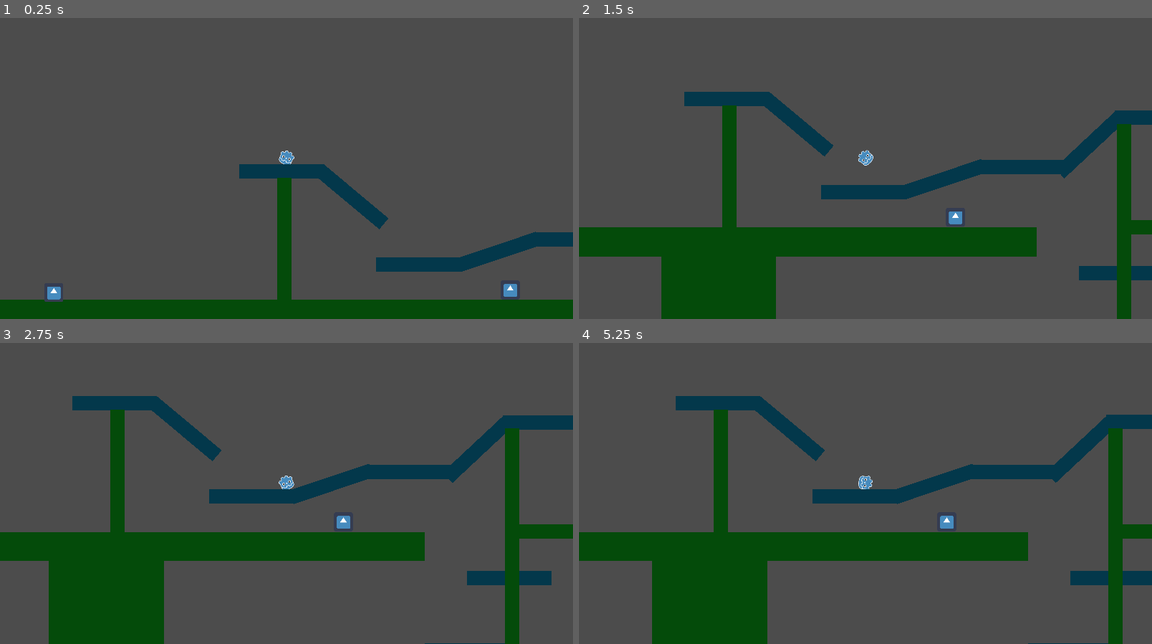
Above: before the commit, frames 1-4 (two rows, left to right).
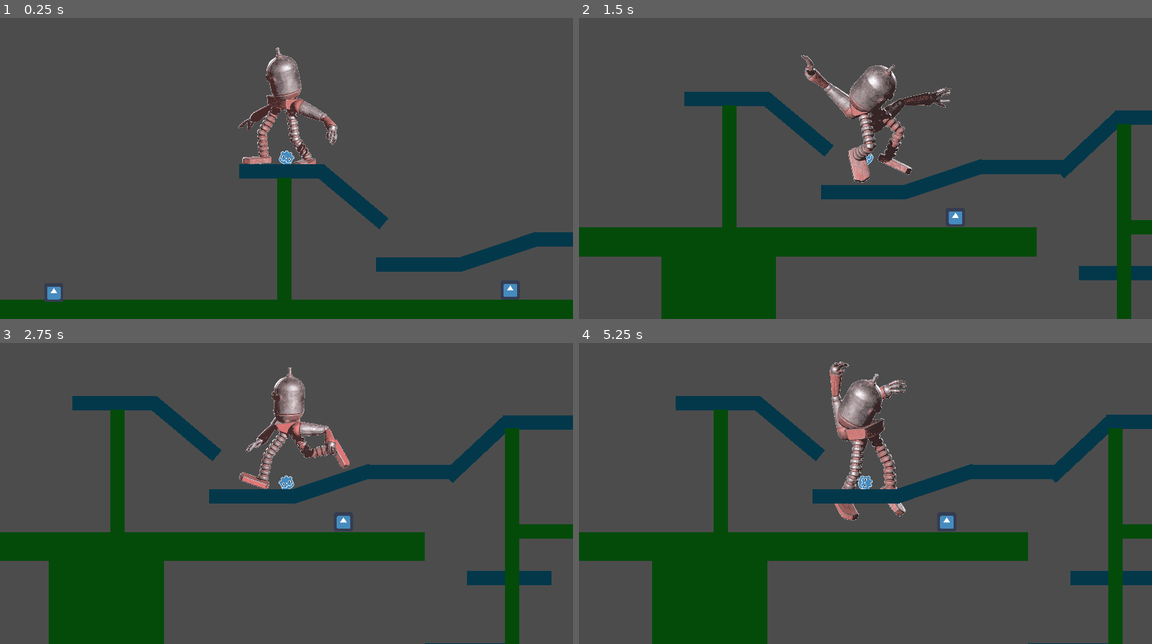
Above: after the commit, the same moments.

Repository: DeepHorizonsCL/perrobot
Game: Godot game, scene res://Scenes/Mapa.tscn
Two runs of this game, one before a commit and one after it. Both use one fixed random seed, a clock stepped at 60 frames per second and the inputs below. The engine's default icon, where the game draws it, is replaced by a stand-in: a white triangle on a blue panel in a dark square.
Inputs:
- Up to frame 1 (0.25 s): no input
- Up to frame 2 (1.5 s): tap Enter (ui_accept) at 0.5, 1.35 s; hold Enter (ui_accept) 0.53-1.28 s; hold Right (ui_right) from 0.53 s (still down)
- Up to frame 3 (2.75 s): tap Enter (ui_accept) at 1.52, 1.82 s; release Right (ui_right) at 2.03 s; hold Left (ui_left) from 2.03 s (still down); hold Enter (ui_accept) from 2.03 s (still down)
- Up to frame 4 (5.25 s): release Left (ui_left) at 2.78 s; release Enter (ui_accept) at 2.78 s; hold Right (ui_right) 2.78-4.28 s; tap Enter (ui_accept) at 2.85, 3.02, 3.32, 4.35, 4.52, 4.82 s; hold Enter (ui_accept) 3.53-4.28 s; hold Left (ui_left) 4.28-5.03 s; hold Right (ui_right) from 5.03 s (still down); hold Enter (ui_accept) from 5.03 s (still down)

The runs differ from the first frame. In frame 1, 2.1% of the frame differs, in the area x 41-59%, y 9-49%; in frame 2, 2.9%, in the area x 38-65%, y 12-55%; in frame 3, 2.1%; in frame 4, 2.6%.

Commit message:
MOD: Control en salto

Diff:
--- a/Objects/Player/roboto.tscn
+++ b/Objects/Player/roboto.tscn
@@ -11,9 +11,117 @@
 [ext_resource path="res://Sprites/roboto/torsopiernas.png" type="Texture" id=9]
 [ext_resource path="res://Sprites/roboto/torso_brazos.png" type="Texture" id=10]
 [ext_resource path="res://Sprites/roboto/cabeza_brazos_piernas.png" type="Texture" id=11]
+[ext_resource path="res://Sprites/roboto/chikito/idle_chikito/Idle_chikito0000.png" type="Texture" id=12]
+[ext_resource path="res://Sprites/roboto/chikito/idle_chikito/Idle_chikito0001.png" type="Texture" id=13]
+[ext_resource path="res://Sprites/roboto/chikito/idle_chikito/Idle_chikito0002.png" type="Texture" id=14]
+[ext_resource path="res://Sprites/roboto/chikito/idle_chikito/Idle_chikito0003.png" type="Texture" id=15]
+[ext_resource path="res://Sprites/roboto/chikito/idle_chikito/Idle_chikito0004.png" type="Texture" id=16]
+[ext_resource path="res://Sprites/roboto/chikito/corriendo_chikito/run_chikito0005.png" type="Texture" id=17]
+[ext_resource path="res://Sprites/roboto/chikito/saltando/land/saltando_chikito0020.png" type="Texture" id=18]
+[ext_resource path="res://Sprites/roboto/chikito/corriendo_chikito/run_chikito0006.png" type="Texture" id=19]
+[ext_resource path="res://Sprites/roboto/chikito/corriendo_chikito/run_chikito0008.png" type="Texture" id=20]
+[ext_resource path="res://Sprites/roboto/chikito/idle_chikito/Idle_chikito0024.png" type="Texture" id=21]
+[ext_resource path="res://Sprites/roboto/chikito/saltando/presalto/saltando_chikito0000.png" type="Texture" id=22]
+[ext_resource path="res://Sprites/roboto/chikito/idle_chikito/Idle_chikito0011.png" type="Texture" id=23]
+[ext_resource path="res://Sprites/roboto/chikito/saltando/presalto/saltando_chikito0008.png" type="Texture" id=24]
+[ext_resource path="res://Sprites/roboto/chikito/corriendo_chikito/run_chikito0004.png" type="Texture" id=25]
+[ext_resource path="res://Sprites/roboto/chikito/idle_chikito/Idle_chikito0007.png" type="Texture" id=26]
+[ext_resource path="res://Sprites/roboto/chikito/idle_chikito/Idle_chikito0016.png" type="Texture" id=27]
+[ext_resource path="res://Sprites/roboto/chikito/saltando/land/saltando_chikito0024.png" type="Texture" id=28]
+[ext_resource path="res://Sprites/roboto/chikito/saltando/salto/saltando_chikito0011.png" type="Texture" id=29]
+[ext_resource path="res://Sprites/roboto/chikito/saltando/land/saltando_chikito0018.png" type="Texture" id=30]
+[ext_resource path="res://Sprites/roboto/chikito/idle_chikito/Idle_chikito0014.png" type="Texture" id=31]
+[ext_resource path="res://Sprites/roboto/chikito/saltando/land/saltando_chikito0025.png" type="Texture" id=32]
+[ext_resource path="res://Sprites/roboto/chikito/saltando/land/saltando_chikito0026.png" type="Texture" id=33]
+[ext_resource path="res://Sprites/roboto/chikito/corriendo_chikito/run_chikito0002.png" type="Texture" id=34]
+[ext_resource path="res://Sprites/roboto/chikito/saltando/postsalto/saltando_chikito0014.png" type="Texture" id=35]
+[ext_resource path="res://Sprites/roboto/chikito/corriendo_chikito/run_chikito0009.png" type="Texture" id=36]
+[ext_resource path="res://Sprites/roboto/chikito/idle_chikito/Idle_chikito0027.png" type="Texture" id=37]
+[ext_resource path="res://Sprites/roboto/chikito/saltando/salto/saltando_chikito0012.png" type="Texture" id=38]
+[ext_resource path="res://Sprites/roboto/chikito/saltando/presalto/saltando_chikito0007.png" type="Texture" id=39]
+[ext_resource path="res://Sprites/roboto/chikito/corriendo_chikito/run_chikito0001.png" type="Texture" id=40]
+[ext_resource path="res://Sprites/roboto/chikito/idle_chikito/Idle_chikito0015.png" type="Texture" id=41]
+[ext_resource path="res://Sprites/roboto/chikito/idle_chikito/Idle_chikito0009.png" type="Texture" id=42]
+[ext_resource path="res://Sprites/roboto/chikito/corriendo_chikito/run_chikito0000.png" type="Texture" id=43]
+[ext_resource path="res://Sprites/roboto/chikito/idle_chikito/Idle_chikito0006.png" type="Texture" id=44]
+[ext_resource path="res://Sprites/roboto/chikito/idle_chikito/Idle_chikito0017.png" type="Texture" id=45]
+[ext_resource path="res://Sprites/roboto/chikito/idle_chikito/Idle_chikito0021.png" type="Texture" id=46]
+[ext_resource path="res://Sprites/roboto/chikito/idle_chikito/Idle_chikito0026.png" type="Texture" id=47]
+[ext_resource path="res://Sprites/roboto/chikito/saltando/postsalto/saltando_chikito0015.png" type="Texture" id=48]
+[ext_resource path="res://Sprites/roboto/chikito/saltando/land/saltando_chikito0023.png" type="Texture" id=49]
+[ext_resource path="res://Sprites/roboto/chikito/corriendo_chikito/run_chikito0010.png" type="Texture" id=50]
+[ext_resource path="res://Sprites/roboto/chikito/saltando/presalto/saltando_chikito0004.png" type="Texture" id=51]
+[ext_resource path="res://Sprites/roboto/chikito/saltando/presalto/saltando_chikito0006.png" type="Texture" id=52]
+[ext_resource path="res://Sprites/roboto/chikito/saltando/land/saltando_chikito0022.png" type="Texture" id=53]
+[ext_resource path="res://Sprites/roboto/chikito/saltando/presalto/saltando_chikito0005.png" type="Texture" id=54]
+[ext_resource path="res://Sprites/roboto/chikito/corriendo_chikito/run_chikito0007.png" type="Texture" id=55]
+[ext_resource path="res://Sprites/roboto/chikito/idle_chikito/Idle_chikito0022.png" type="Texture" id=56]
+[ext_resource path="res://Sprites/roboto/chikito/idle_chikito/Idle_chikito0023.png" type="Texture" id=57]
+[ext_resource path="res://Sprites/roboto/chikito/idle_chikito/Idle_chikito0008.png" type="Texture" id=58]
+[ext_resource path="res://Sprites/roboto/chikito/saltando/salto/saltando_chikito0009.png" type="Texture" id=59]
+[ext_resource path="res://Sprites/roboto/chikito/saltando/land/saltando_chikito0017.png" type="Texture" id=60]
+[ext_resource path="res://Sprites/roboto/chikito/idle_chikito/Idle_chikito0025.png" type="Texture" id=61]
+[ext_resource path="res://Sprites/roboto/chikito/saltando/land/saltando_chikito0027.png" type="Texture" id=62]
+[ext_resource path="res://Sprites/roboto/chikito/idle_chikito/Idle_chikito0012.png" type="Texture" id=63]
+[ext_resource path="res://Sprites/roboto/chikito/idle_chikito/Idle_chikito0020.png" type="Texture" id=64]
+[ext_resource path="res://Sprites/roboto/chikito/idle_chikito/Idle_chikito0010.png" type="Texture" id=65]
+[ext_resource path="res://Sprites/roboto/chikito/saltando/presalto/saltando_chikito0001.png" type="Texture" id=66]
+[ext_resource path="res://Sprites/roboto/chikito/saltando/presalto/saltando_chikito0002.png" type="Texture" id=67]
+[ext_resource path="res://Sprites/roboto/chikito/saltando/land/saltando_chikito0016.png" type="Texture" id=68]
+[ext_resource path="res://Sprites/roboto/chikito/saltando/land/saltando_chikito0019.png" type="Texture" id=69]
+[ext_resource path="res://Sprites/roboto/chikito/saltando/presalto/saltando_chikito0003.png" type="Texture" id=70]
+[ext_resource path="res://Sprites/roboto/chikito/idle_chikito/Idle_chikito0013.png" type="Texture" id=71]
+[ext_resource path="res://Sprites/roboto/chikito/idle_chikito/Idle_chikito0019.png" type="Texture" id=72]
+[ext_resource path="res://Sprites/roboto/chikito/idle_chikito/Idle_chikito0005.png" type="Texture" id=73]
+[ext_resource path="res://Sprites/roboto/chikito/saltando/land/saltando_chikito0021.png" type="Texture" id=74]
+[ext_resource path="res://Sprites/roboto/chikito/corriendo_chikito/run_chikito0003.png" type="Texture" id=75]
+[ext_resource path="res://Sprites/roboto/chikito/saltando/salto/saltando_chikito0010.png" type="Texture" id=76]
+[ext_resource path="res://Sprites/roboto/chikito/idle_chikito/Idle_chikito0018.png" type="Texture" id=77]
+[ext_resource path="res://Sprites/roboto/chikito/saltando/salto/saltando_chikito0013.png" type="Texture" id=78]
+[ext_resource path="res://Sprites/roboto/chikito/corriendo_chikito/run_chikito0012.png" type="Texture" id=79]
+[ext_resource path="res://Sprites/roboto/chikito/corriendo_chikito/run_chikito0013.png" type="Texture" id=80]
+[ext_resource path="res://Sprites/roboto/chikito/corriendo_chikito/run_chikito0014.png" type="Texture" id=81]
+[ext_resource path="res://Sprites/roboto/chikito/corriendo_chikito/run_chikito0015.png" type="Texture" id=82]
+[ext_resource path="res://Sprites/roboto/chikito/corriendo_chikito/run_chikito0016.png" type="Texture" id=83]
+[ext_resource path="res://Sprites/roboto/chikito/corriendo_chikito/run_chikito0011.png" type="Texture" id=84]
+[ext_resource path="res://Sprites/roboto/chikito/corriendo_chikito/run_chikito0018.png" type="Texture" id=85]
+[ext_resource path="res://Sprites/roboto/chikito/corriendo_chikito/run_chikito0017.png" type="Texture" id=86]
 
 [sub_resource type="CircleShape2D" id=1]
 radius = 21.1276
+
+[sub_resource type="SpriteFrames" id=2]
+animations = [ {
+"frames": [ ExtResource( 68 ), ExtResource( 60 ), ExtResource( 30 ), ExtResource( 69 ), ExtResource( 18 ), ExtResource( 74 ), ExtResource( 53 ), ExtResource( 49 ), ExtResource( 28 ), ExtResource( 32 ), ExtResource( 33 ), ExtResource( 62 ) ],
+"loop": false,
+"name": "land",
+"speed": 15.0
+}, {
+"frames": [ ExtResource( 22 ), ExtResource( 66 ), ExtResource( 67 ), ExtResource( 70 ), ExtResource( 51 ), ExtResource( 54 ), ExtResource( 52 ), ExtResource( 39 ), ExtResource( 24 ) ],
+"loop": false,
+"name": "pre_jump",
+"speed": 15.0
+}, {
+"frames": [ ExtResource( 43 ), ExtResource( 40 ), ExtResource( 34 ), ExtResource( 75 ), ExtResource( 25 ), ExtResource( 17 ), ExtResource( 19 ), ExtResource( 55 ), ExtResource( 20 ), ExtResource( 36 ), ExtResource( 50 ), ExtResource( 84 ), ExtResource( 79 ), ExtResource( 80 ), ExtResource( 81 ), ExtResource( 82 ), ExtResource( 83 ), ExtResource( 86 ), ExtResource( 85 ) ],
+"loop": true,
+"name": "walk",
+"speed": 15.0
+}, {
+"frames": [ ExtResource( 35 ), ExtResource( 48 ) ],
+"loop": false,
+"name": "post_jump",
+"speed": 5.0
+}, {
+"frames": [ ExtResource( 12 ), ExtResource( 13 ), ExtResource( 14 ), ExtResource( 15 ), ExtResource( 16 ), ExtResource( 73 ), ExtResource( 44 ), ExtResource( 26 ), ExtResource( 58 ), ExtResource( 42 ), ExtResource( 65 ), ExtResource( 23 ), ExtResource( 63 ), ExtResource( 71 ), ExtResource( 31 ), ExtResource( 41 ), ExtResource( 27 ), ExtResource( 45 ), ExtResource( 77 ), ExtResource( 72 ), ExtResource( 64 ), ExtResource( 46 ), ExtResource( 56 ), ExtResource( 57 ), ExtResource( 21 ), ExtResource( 61 ), ExtResource( 47 ), ExtResource( 37 ) ],
+"loop": true,
+"name": "Idle",
+"speed": 15.0
+}, {
+"frames": [ ExtResource( 59 ), ExtResource( 76 ), ExtResource( 29 ), ExtResource( 38 ), ExtResource( 78 ) ],
+"loop": false,
+"name": "jump",
+"speed": 15.0
+} ]
 
 [node name="roboto" type="KinematicBody2D"]
 script = ExtResource( 2 )
@@ -76,4 +184,11 @@
 [node name="TimerInmune" type="Timer" parent="."]
 wait_time = 2.0
 one_shot = true
+
+[node name="ani_cabeza_brazos_piernas" type="AnimatedSprite" parent="."]
+position = Vector2( 2.1966, -163.918 )
+frames = SubResource( 2 )
+animation = "Idle"
+frame = 14
+playing = true
 [connection signal="timeout" from="TimerInmune" to="." method="_on_TimerInmune_timeout"]
--- a/Scripts/playerController.gd
+++ b/Scripts/playerController.gd
@@ -6,6 +6,7 @@
 var cantidad_piernas = 0
 var cantidad_torso = 0
 var parte = preload("res://Objects/Player/parterobot.tscn")
+var actual_ani
 
 #dirección
 var dir = 1
@@ -26,7 +27,10 @@
 var speed = 125
 var jump = false
 var saltando = false
+var postsalto = false
 var controlEnSalto = 1
+var devolverseEnSalto = 1
+var devolverEnSalto_value = 1
 var dirSalto = 1
 var move = 1
 var damage = false
@@ -109,6 +113,9 @@
 			correr_value = 1
 
 			dificultadsalto_value = 0
+			devolverEnSalto_value = 0.45
+
+			actual_ani = $ani_cabeza_brazos_piernas
 
 			$cabeza.visible = true
 			$cabeza_mano.visible = false
@@ -132,6 +139,7 @@
 			correr_value = 1
 
 			dificultadsalto_value = 0.45
+			devolverEnSalto_value = 0.45
 
 			$cabeza.visible = false
 			$cabeza_mano.visible = true
@@ -154,6 +162,7 @@
 			correr_value = 1
 
 			dificultadsalto_value = 0.45
+			devolverEnSalto_value = 0.45
 
 			$cabeza.visible = false
 			$cabeza_mano.visible = false
@@ -176,6 +185,7 @@
 			correr_value = 1.12
 
 			dificultadsalto_value = 0.65
+			devolverEnSalto_value = 0.45
 
 			$cabeza.visible = false
 			$cabeza_mano.visible = false
@@ -198,6 +208,7 @@
 			correr_value = 1.12
 
 			dificultadsalto_value = 0.65
+			devolverEnSalto_value = 0.45
 
 			$cabeza.visible = false
 			$cabeza_mano.visible = false
@@ -221,6 +232,7 @@
 			correr_value = 1.12
 
 			dificultadsalto_value = 0.85
+			devolverEnSalto_value = 0.45
 
 			$cabeza.visible = false
 			$cabeza_mano.visible = false
@@ -244,6 +256,7 @@
 			correr_value = 2.24
 
 			dificultadsalto_value = 1
+			devolverEnSalto_value = 0.45
 
 			$cabeza.visible = false
 			$cabeza_mano.visible = false
@@ -266,6 +279,7 @@
 			correr_value = 2.24
 
 			dificultadsalto_value = 1
+			devolverEnSalto_value = 0.45
 
 			$cabeza.visible = false
 			$cabeza_mano.visible = false
@@ -288,6 +302,7 @@
 			correr_value = 2.24
 
 			dificultadsalto_value = 1
+			devolverEnSalto_value = 0.45
 
 			$cabeza.visible = false
 			$cabeza_mano.visible = false
@@ -310,6 +325,7 @@
 			correr_value = 2.24
 
 			dificultadsalto_value = 1
+			devolverEnSalto_value = 0.65
 
 			$cabeza.visible = false
 			$cabeza_mano.visible = false
@@ -335,11 +351,11 @@
 		move_x = ( pres ) * speed * correr * dificultadsalto * move + empuje
 	elif estado_robot == "cabeza-pierna" or estado_robot == "cabeza-torso" :
 		if not is_on_floor():
-			move_x = ( int(Input.is_action_pressed("ui_right")) - int(Input.is_action_pressed("ui_left")) ) * speed * correr * dificultadsalto * move + empuje
+			move_x = ( int(Input.is_action_pressed("ui_right")) - int(Input.is_action_pressed("ui_left")) ) * speed * correr * dificultadsalto * devolverseEnSalto * move + empuje
 		else:
 			move_x = 0
 	else:
-		move_x = ( int(Input.is_action_pressed("ui_right")) - int(Input.is_action_pressed("ui_left")) ) * speed * correr * dificultadsalto * move + empuje
+		move_x = ( int(Input.is_action_pressed("ui_right")) - int(Input.is_action_pressed("ui_left")) ) * speed * correr * dificultadsalto * devolverseEnSalto * move + empuje
 
 	if abs(pres) > 0:
 		pres = pres / 1.32
@@ -349,19 +365,32 @@
 	if Input.is_action_pressed("ui_right"):
 		dir = 1
 		pres += 1.0
+		if is_on_floor():
+			actual_ani.flip_h = true
 
 
 	if Input.is_action_pressed("ui_left"):
 		dir = -1
 		pres -= 1.0
+		if is_on_floor():
+			actual_ani.flip_h = false
 
 	if is_on_floor():
 		dificultadsalto = 1
+		dirSalto = dir
 		jump = true
-
+		if move_x == 0:
+			actual_ani.animation = "Idle"
+		else:
+			if saltando == false:
+				actual_ani.animation = "walk"
+	else:
+		if dir == dirSalto:
+			devolverseEnSalto = 1
+		else:
+			devolverseEnSalto = devolverEnSalto_value
+		print ("dirSalto " + str(dirSalto == dir) + " " + str(dirSalto) + " VS "+ str(dir))
 #Correr
-
-
 	if Input.is_action_pressed("ui_run"):
 		#print("running")
 		correr = correr_value
@@ -375,8 +404,11 @@
 #Saltos
 
 	if Input.is_action_just_pressed("ui_accept") and is_on_floor() and jump == true:
-		print("salto")
+		#print("salto")
 		saltando = true
+		dirSalto = dir
+		print ("dir " + str(dir) + " dirSalto " + str(dirSalto))
+		actual_ani.animation = "pre_jump"
 
 	if Input.is_action_pressed("ui_accept") and move != 0:
 		jump = false
@@ -385,22 +417,23 @@
 		if saltando:
 			dificultadsalto = dificultadsalto_value
 			if subida < tope*0.95:
+				actual_ani.animation = "jump"
 				if estado_robot == "cabeza" :
 					subida = lerp(subida,tope, 0.1)
 				else:
 					subida = lerp(subida,tope, 0.1)
 			else:
 				saltando = false
-				dirSalto = dir
 
 
 	elif Input.is_action_just_released("ui_accept") and saltando:
 		saltando = false
-		dirSalto = dir
 
 	if not saltando:
 		subida = 0
 		gravity = gravity_val * delta
+		if not is_on_floor():
+			actual_ani.animation = "post_jump"
 		#print (gravity)
 
 	var colliders = move_and_slide(Vector2(move_x,gravity-subida), Vector2(0,-1))
Not shown: 1 places in Objects/Player/roboto.tscn that only renumber resources
Binary file added: Sprites/roboto/chikito/corriendo_chikito/run_chikito0000.png
Not shown, added: Sprites/roboto/chikito/corriendo_chikito/run_chikito0000.png.import
Binary file added: Sprites/roboto/chikito/corriendo_chikito/run_chikito0001.png
Not shown, added: Sprites/roboto/chikito/corriendo_chikito/run_chikito0001.png.import
Binary file added: Sprites/roboto/chikito/corriendo_chikito/run_chikito0002.png
Not shown, added: Sprites/roboto/chikito/corriendo_chikito/run_chikito0002.png.import
Binary file added: Sprites/roboto/chikito/corriendo_chikito/run_chikito0003.png
Not shown, added: Sprites/roboto/chikito/corriendo_chikito/run_chikito0003.png.import
Binary file added: Sprites/roboto/chikito/corriendo_chikito/run_chikito0004.png
Not shown, added: Sprites/roboto/chikito/corriendo_chikito/run_chikito0004.png.import
Binary file added: Sprites/roboto/chikito/corriendo_chikito/run_chikito0005.png
(and 210 more such lines)
